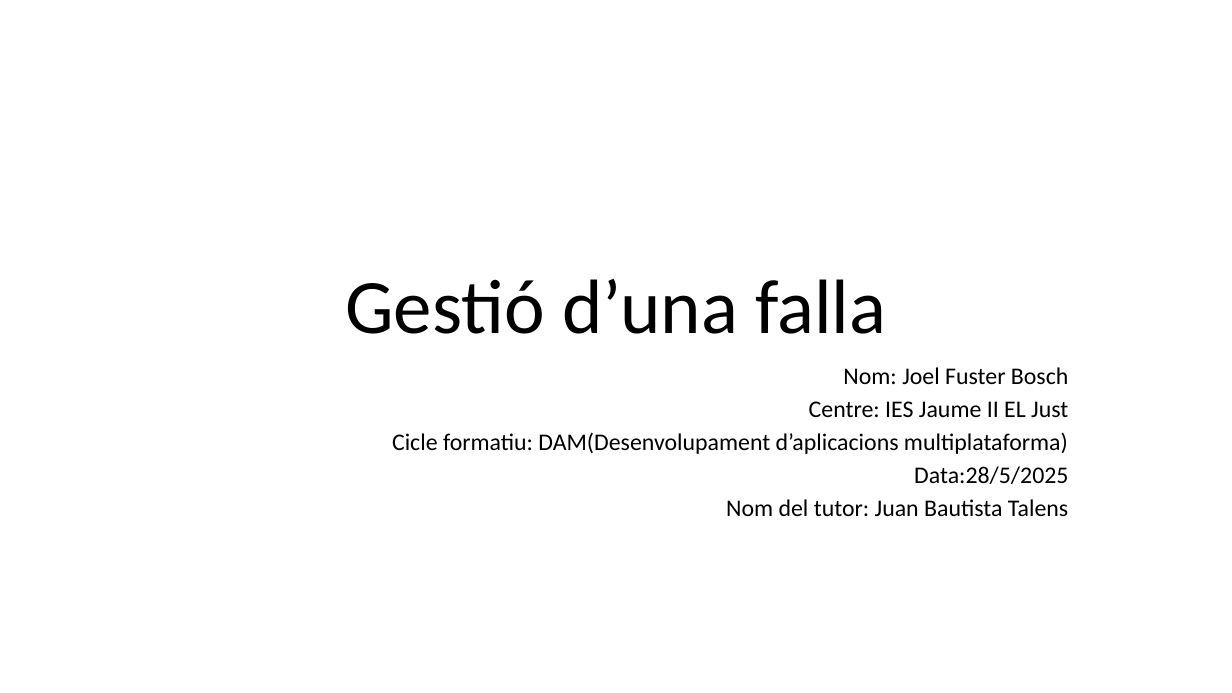
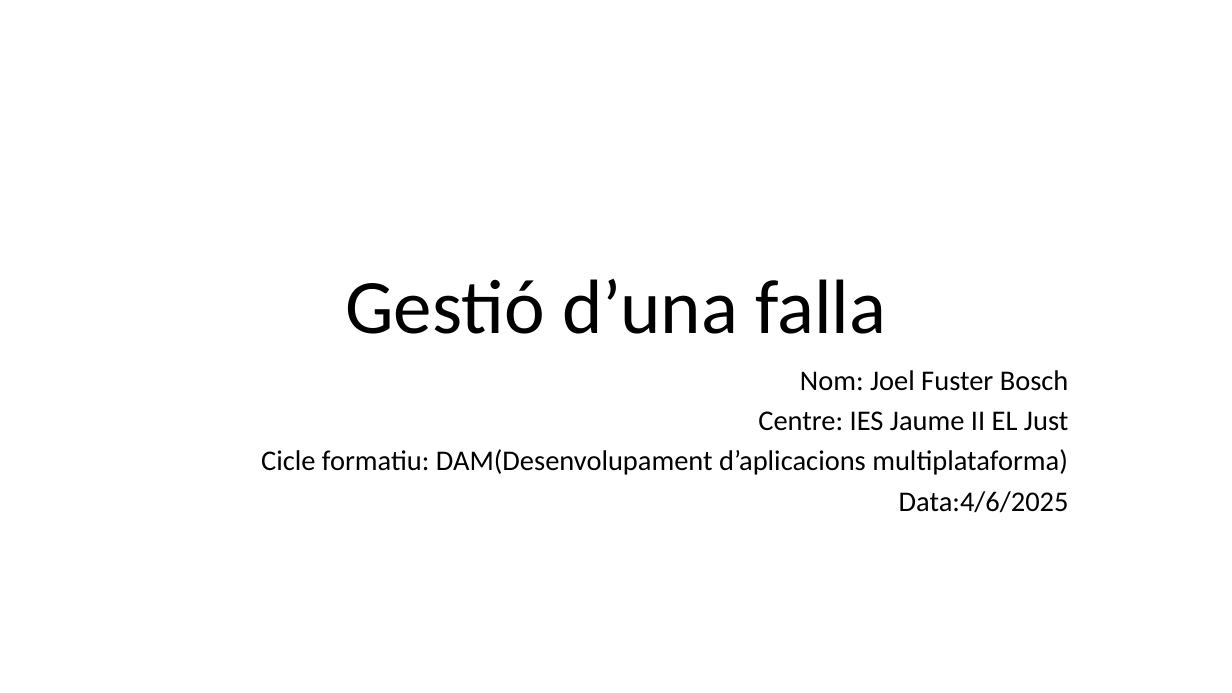
Before and after one commit to JoelFusterBosch/Projecte_Final_DAM_Gestio-_d_una_falla, a slide deck: slide 1 of Presentació/Gestió d’una falla.pptx. Drawn at 1232x693 pixels with LibreOffice and Linux fonts; fonts in the diff are those of the drawing. Boxes give left, top, right and bottom in pixels: in the first picture for what was removed or moved away, otherwise in the second. Text is boxed around its words. In the diff, an @@ line names an element or a change of style, - is before the commit and + after.

```diff
--- a/Presentació/Gestió d’una falla.pptx
+++ b/Presentació/Gestió d’una falla.pptx
@@ subtitle at (261,370,1069,475): size 18.6 to 22.2 pt in "Nom: Joel Fuster Bosch", "Centre: IES Jaume II EL Just", "Cicle formatiu: DAM(Desenvolupament d’aplicacions multiplata ..."; line spacing 0.7 to 0.8 @@
@@ subtitle at (899,491,1069,513): text changed; size 18.6 to 22.2 pt @@
-Data:28/5/2025
-Nom del tutor: Juan Bautista Talens
+Data:4/6/2025
```
Also in this commit, not shown: 3 other slides changed, 9 slides added, 3 slides removed, 11 other files.
